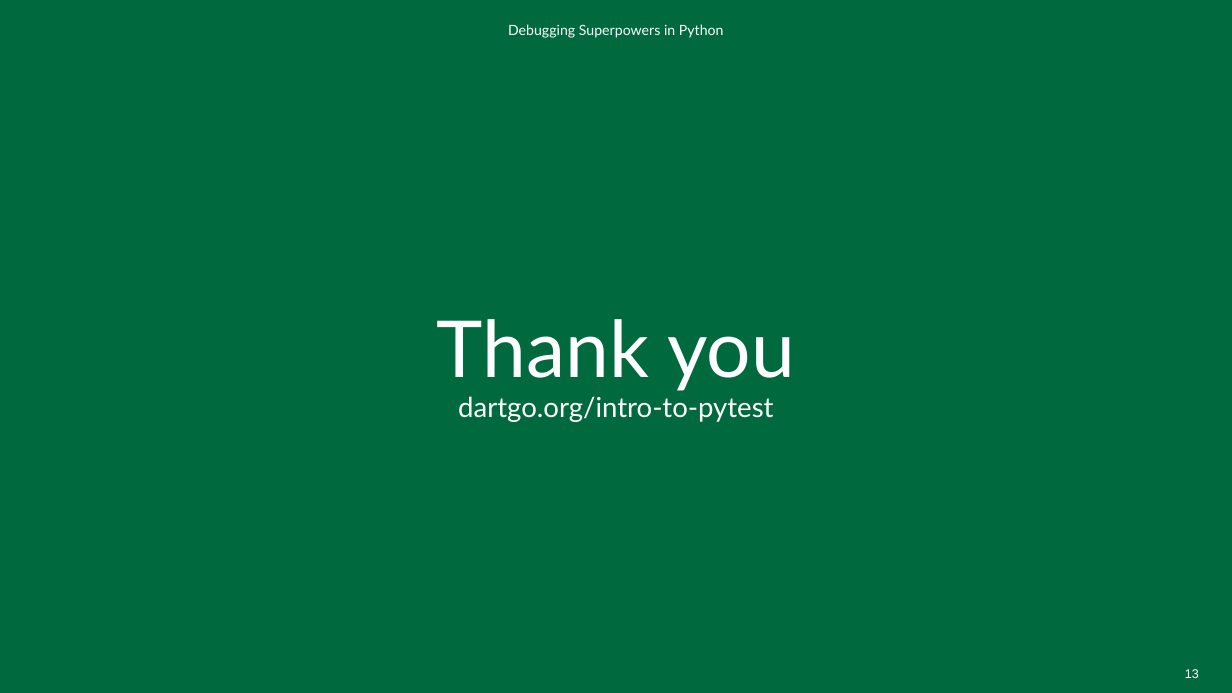
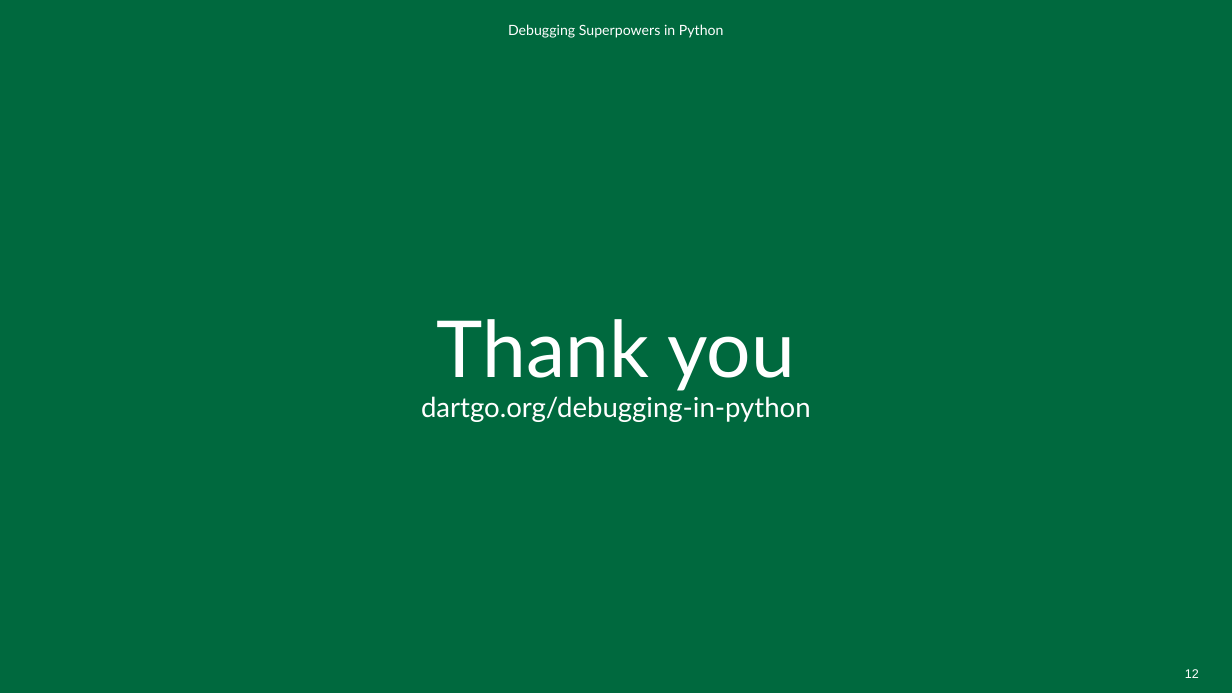
Before and after one commit to dartmouth/debugging-in-python, a slide deck: slide 12 of ppt/debugging-in-python.pptx (slide 13 before the commit). Drawn at 1232x693 pixels with LibreOffice and Linux fonts; fonts in the diff are those of the drawing; background and template pictures are left out. Boxes give left, top, right and bottom in pixels: in the first picture for what was removed or moved away, otherwise in the second. Text is boxed around its words. In the diff, an @@ line names an element or a change of style, - is before the commit and + after.

```diff
--- a/ppt/debugging-in-python.pptx
+++ b/ppt/debugging-in-python.pptx
@@ text at (421,396,811,422): text changed @@
-dartgo.org/intro-to-pytest
+dartgo.org/debugging-in-python
@@ page number at (1185,669,1199,678): text changed @@
-13
+12
```
Also in this commit, not shown: 5 other slides changed, 2 slides added, 3 slides removed.
